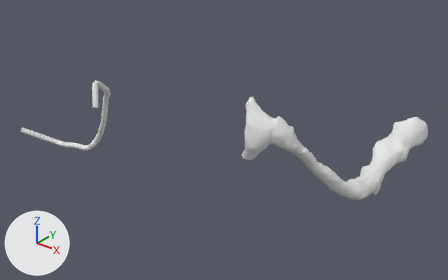
Before and after pictures for a commit that changed the glTF model public/assets/skullbase-v3/tb_facial_nerve_vii__koos_2.glb.
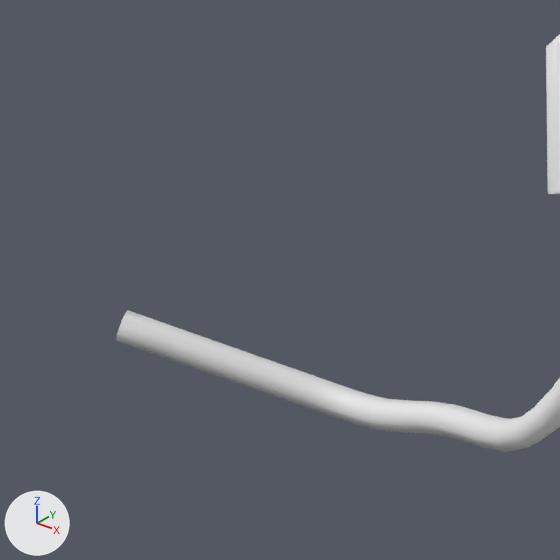
There are two pictures of each version: one whole from a camera (50 mm lens) standing at (60.8, -24.1, 1.3) and looking at (25.3, 20.2, -26.2), one close up on the part from 0% to 21% of the width and 27% to 60% of the height. Every picture has the same lights, and +X, +Y and +Z are marked at lower left. The first two pictures are the older version. Where no turn or scale is listed for an object, it has been applied to the vertices. Vertices at exactly the same position are counted once.

The first close-up shows 'R'.
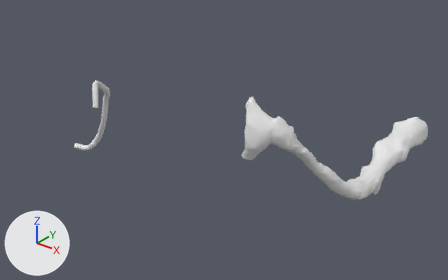
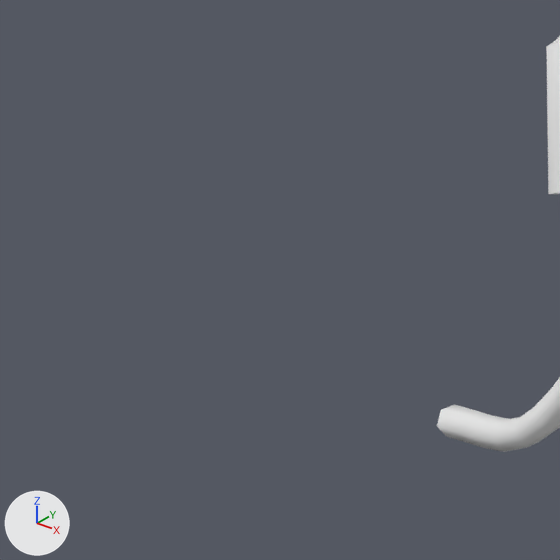
Where the newer file only moved an object's origin or applied its transform, the numbers keep the older frame.

The change, as a diff of the scene's bpy script:
```diff
--- a/public/assets/skullbase-v3/tb_facial_nerve_vii__koos_2.glb.py
+++ b/public/assets/skullbase-v3/tb_facial_nerve_vii__koos_2.glb.py
@@ me_r @@
 # used by ob_r; location = (23.08, 20.55, -22.82)
-me_r.from_pydata(...)  # 6232 vertices, 12456 faces; spans x -18.8..18.8, y -11.8..11.8, z -6.7..6.7
+me_r.from_pydata(...)  # 6160 vertices, 12312 faces; spans x -13.0..18.8, y -11.8..11.8, z -6.3..6.7
+# me_r part 1
+# 73 vertices are removed from x -18.8..-12.9, y -10.3..-7.0, z -6.7..-4.5
+# 153 faces are deleted
+# 1 vertex moves from x -18.6, y -10.2, z -5.0 to x -13.0, y -7.5, z -6.1
+# 1 vertex is added at (-12.9, -7.2, -6.1)
+# 9 new faces join them
+# me_r part 2
+# 2 vertices are removed from x -4.7..-4.4, y -10.6..-10.3, z 4.1..4.3
+# 18 faces are deleted
+# 2 vertices are added at (-4.7, -10.6, 4.2), (-4.4, -10.2, 4.3)
+# 18 new faces join them
+# other edits to the shape of me_r do not show in these pictures
```

What differs and where, as boxes [x1, y1, x2, y2] in the close-ups (560 x 560 px; the box of a moved part takes in the faces that stretch with it):
'R', reshaped
    before: [116, 34, 560, 452]
    after: [437, 36, 560, 452]
part 1 of me_r, cut back
    before: [116, 310, 454, 436]
    after: [437, 410, 447, 436]
part 2 of me_r, moved or reshaped
    before: [546, 34, 560, 47]
    after: [548, 36, 560, 46]
